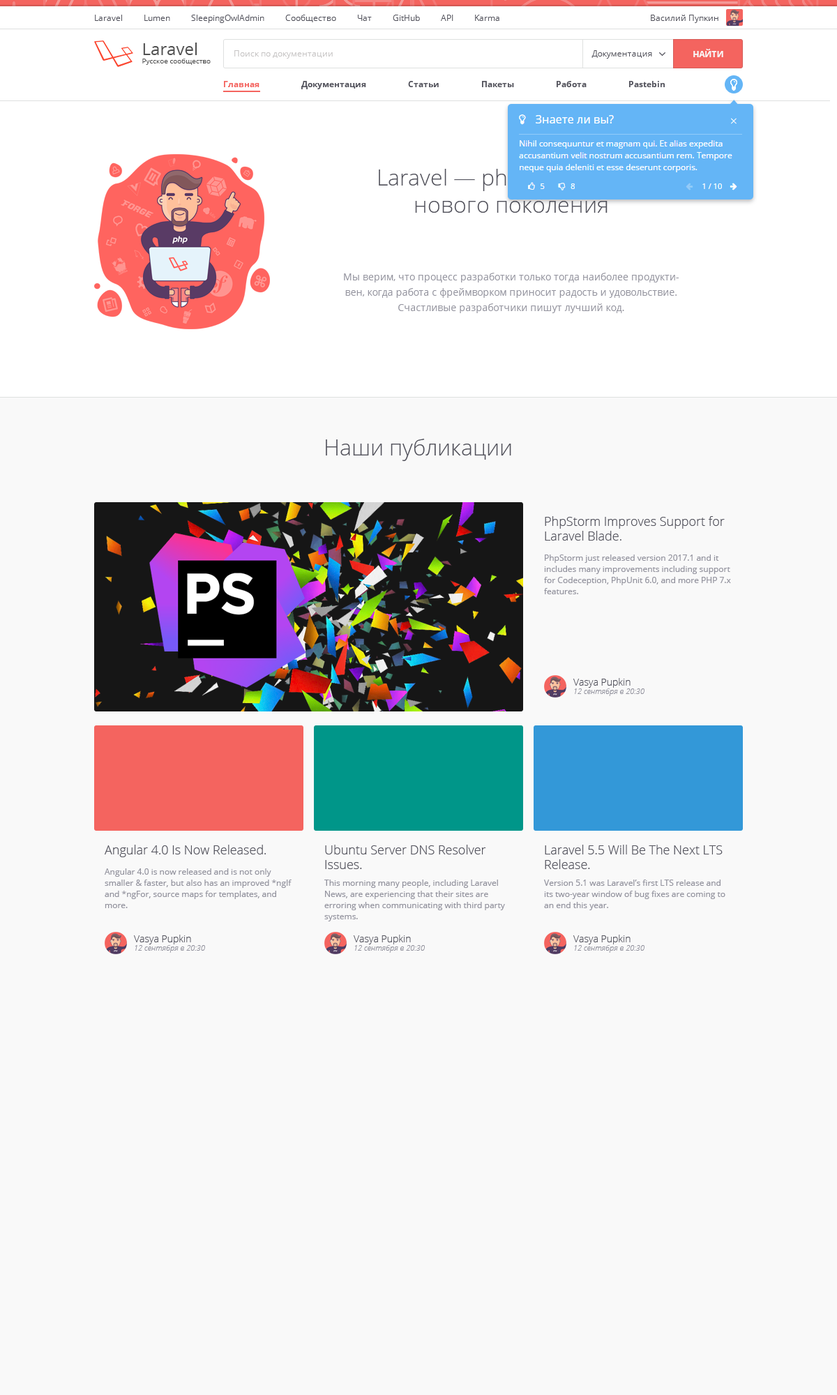
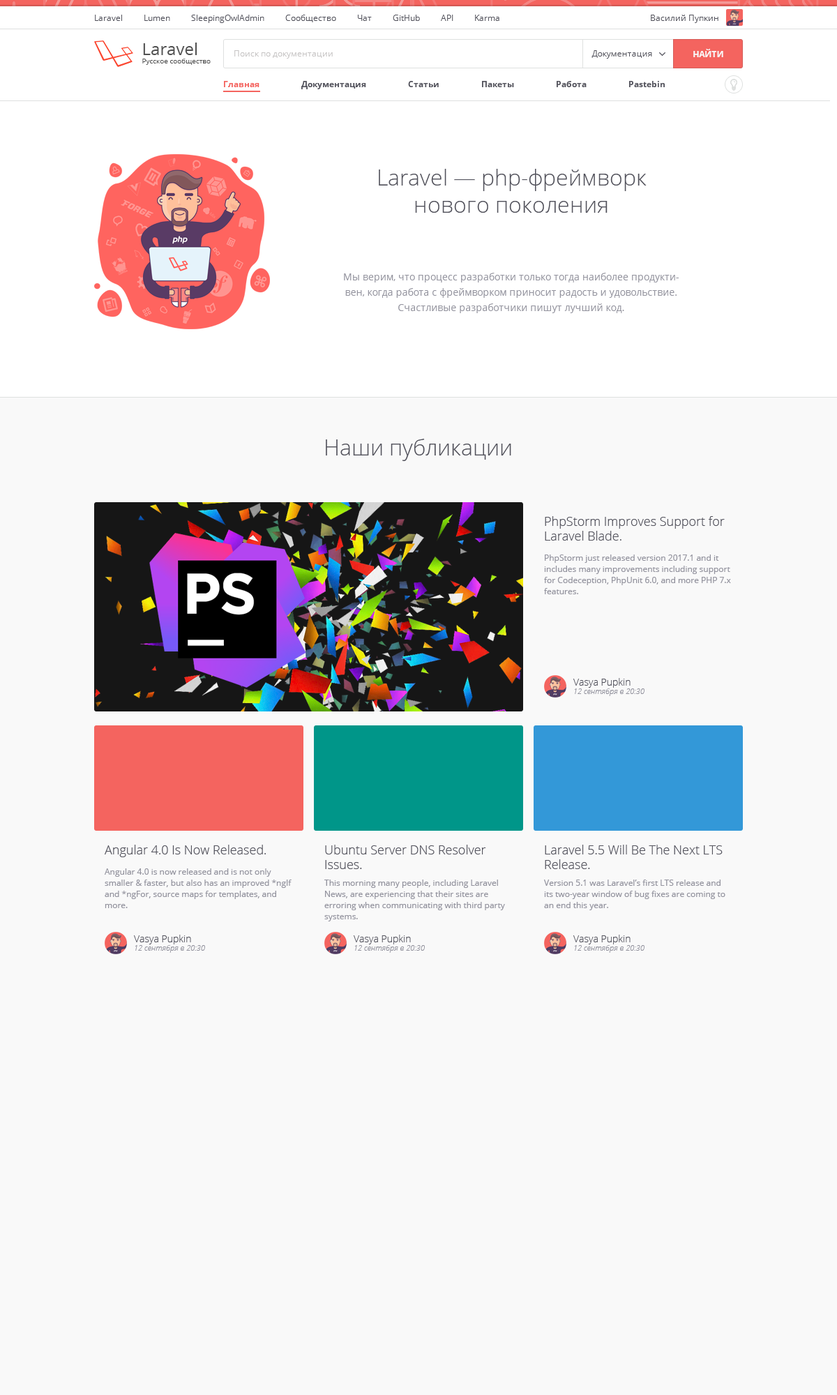
Layers edited between the first and the second w=837, h=1395 image:
hid group "Tip Active" (2 layers) over [724, 75, 743, 94]
showed group "Tip" (2nd of 2, in "Header" › "Навигация по сайту" › "Меню" › "Tip") (2 layers) over [724, 75, 743, 94]
hid group "Tip of the day" (3 layers) over [507, 99, 754, 200]
